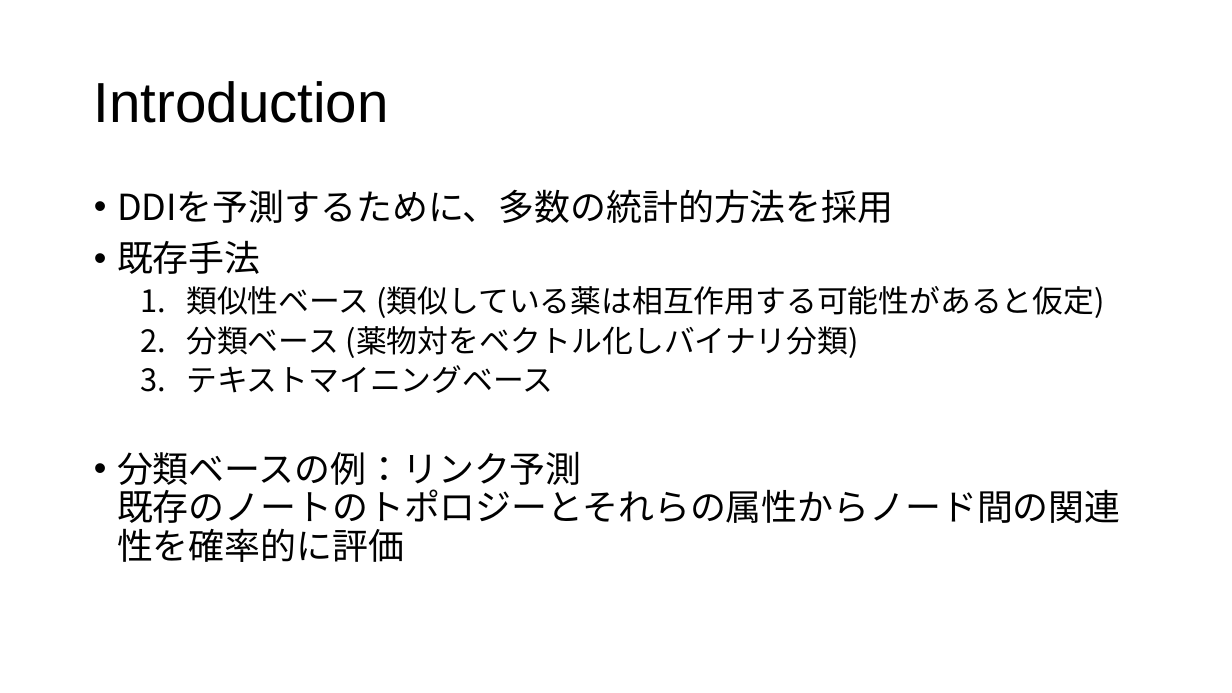
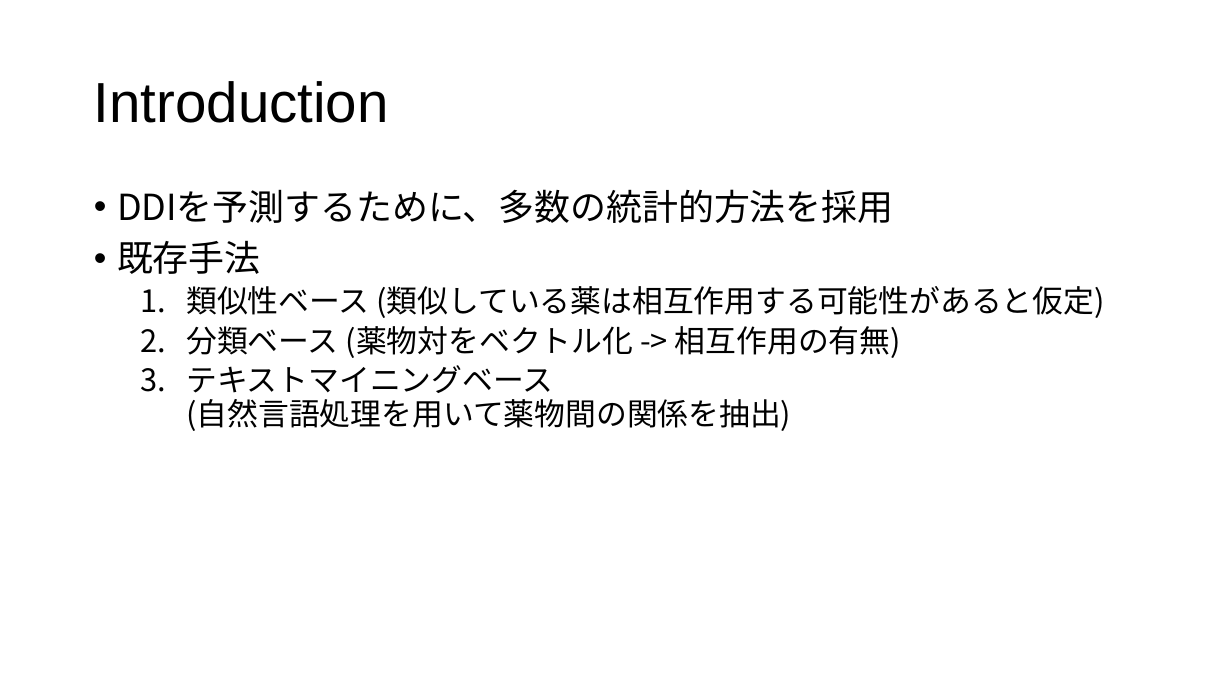
Before and after one commit to tsutarou10/variousFile, a slide deck: slide 10 of Predicting potential drug-drug interactions on topological and semantic similarity features using statistical learning.pptx (slide 7 before the commit). Drawn at 1232x693 pixels with LibreOffice and Linux fonts; fonts in the diff are those of the drawing. Boxes give left, top, right and bottom in pixels: in the first picture for what was removed or moved away, otherwise in the second. Text is boxed around its words. In the diff, an @@ line names an element or a change of style, - is before the commit and + after.

```diff
--- a/Predicting potential drug-drug interactions on topological and semantic similarity features using statistical learning.pptx
+++ b/Predicting potential drug-drug interactions on topological and semantic similarity features using statistical learning.pptx
@@ text at <box>186,326,901,431</box>: text changed; size 28 to 24 pt @@
-  2. 分類ベース (薬物対をベクトル化しバイナリ分類)
-  3. テキストマイニングベース
-• 分類ベースの例：リンク予測
-  既存のノートのトポロジーとそれらの属性からノード間の関連性を確率的に評価
+  2. 分類ベース (薬物対をベクトル化 -> 相互作用の有無)
+  3. テキストマイニングベース
+     (自然言語処理を用いて薬物間の関係を抽出)
```
Also in this commit, not shown: 11 other slides changed, 5 slides added, 3 other files.
